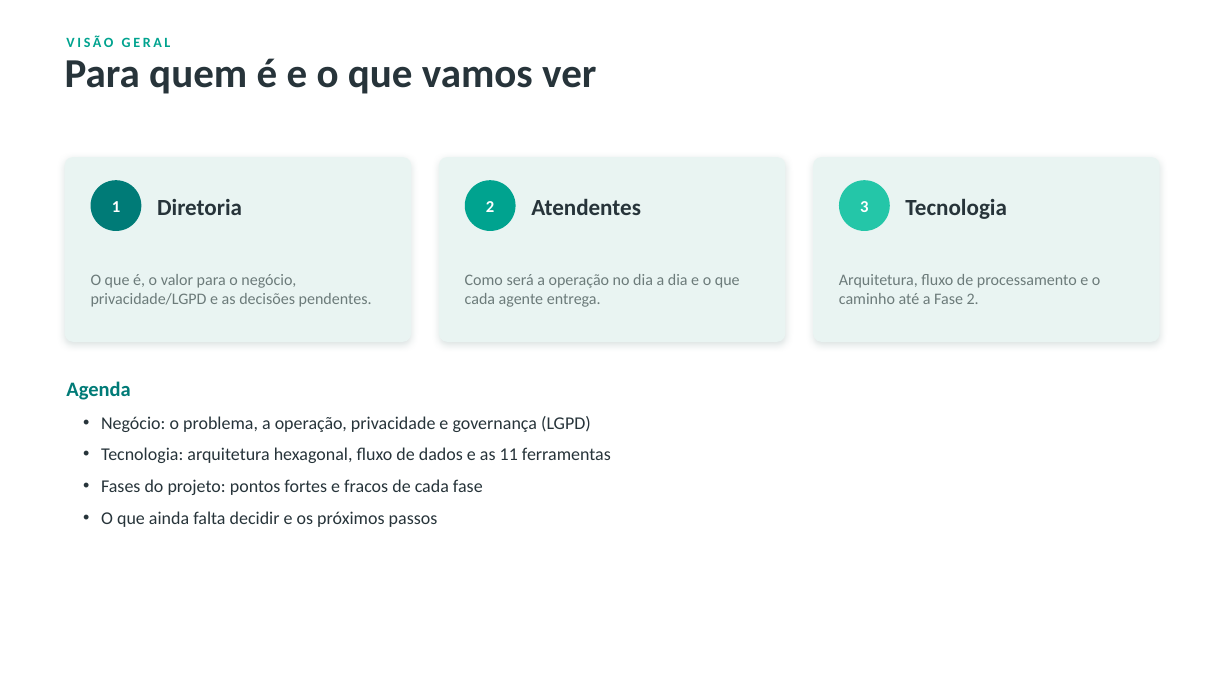
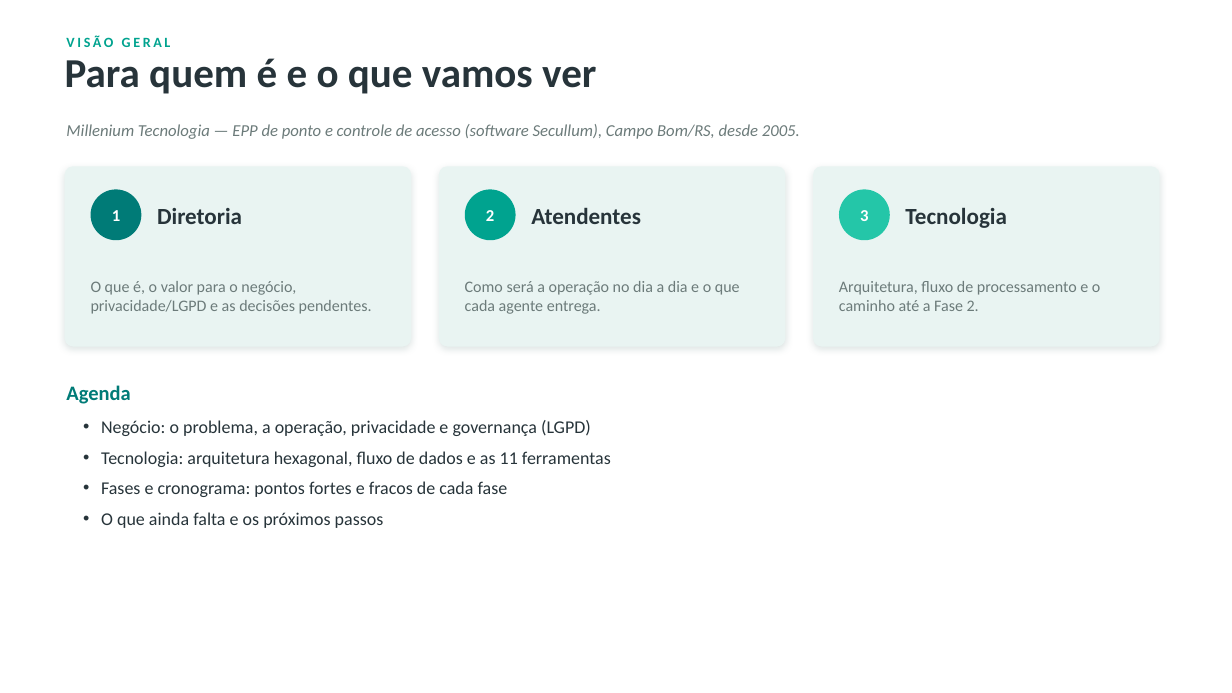
Before and after one commit to igorcamposdeborba/agente-ia-atendimento, a slide deck: slide 2 of 2-sistema-de-atendimento/planejamento/Millenium-Agente-IA.pptx. Drawn at 1232x693 pixels with LibreOffice and Linux fonts; fonts in the diff are those of the drawing. Boxes give left, top, right and bottom in pixels: in the first picture for what was removed or moved away, otherwise in the second. Text is boxed around its words. In the diff, an @@ line names an element or a change of style, - is before the commit and + after.

```diff
--- a/2-sistema-de-atendimento/planejamento/Millenium-Agente-IA.pptx
+++ b/2-sistema-de-atendimento/planejamento/Millenium-Agente-IA.pptx
@@ text added at box(66, 124, 800, 139), 13 pt, text #6C7B7A, italic @@
+Millenium Tecnologia — EPP de ponto e controle de acesso (software Secullum), Campo Bom/RS, desde 2005.
@@ rounded rectangle: place and size @@
-rounded rectangle at box(65, 157, 411, 342)
+rounded rectangle at box(65, 166, 411, 347)
@@ rounded rectangle: place and size @@
-rounded rectangle at box(439, 157, 786, 342)
+rounded rectangle at box(439, 166, 786, 347)
@@ proportions changed in 3 elements at box(65, 166, 411, 347), box(439, 166, 786, 347), box(813, 166, 1160, 347) @@
@@ rounded rectangle: place and size @@
-rounded rectangle at box(813, 157, 1160, 342)
+rounded rectangle at box(813, 166, 1160, 347)
@@ 6 texts, 3 ellipses: place and size @@
-6 texts, 3 ellipses at box(91, 180, 1007, 231)
+6 texts, 3 ellipses at box(91, 189, 1007, 240)
@@ 4 texts: place and size @@
-4 texts at box(66, 274, 1100, 400)
+4 texts at box(66, 281, 1100, 404)
@@ text at box(101, 420, 611, 467): less space between paragraphs @@
@@ text at box(101, 481, 508, 528): text changed @@
-• Fases do projeto: pontos fortes e fracos de cada fase
-• O que ainda falta decidir e os próximos passos
+• Fases e cronograma: pontos fortes e fracos de cada fase
+• O que ainda falta e os próximos passos
```
Also in this commit, not shown: 15 other slides changed, 3 slides added, 1 slide removed, 14 other files.
